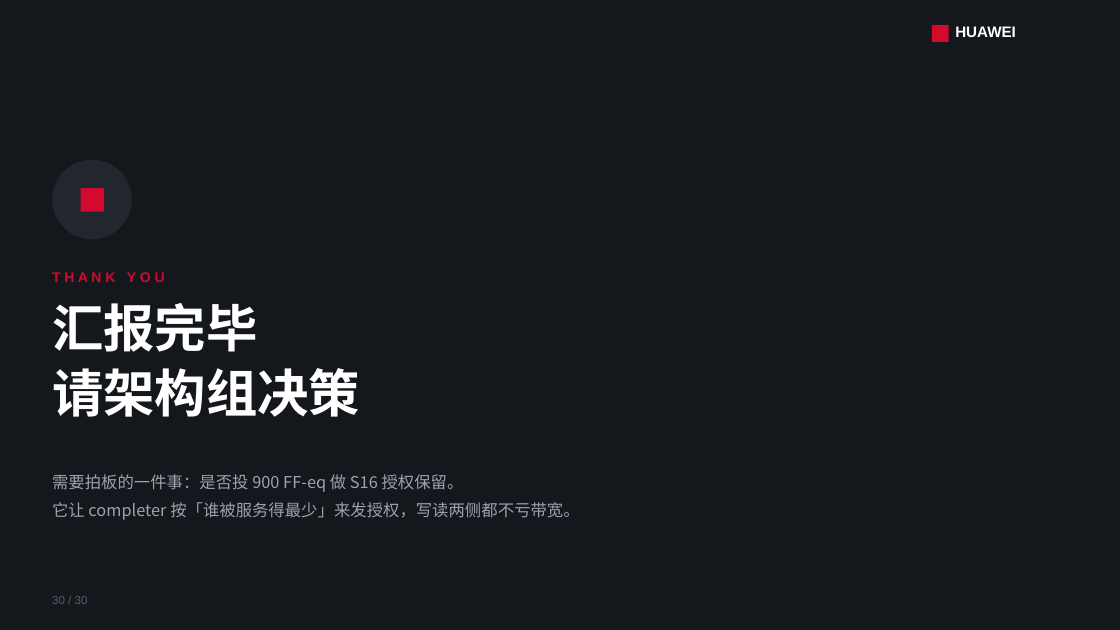
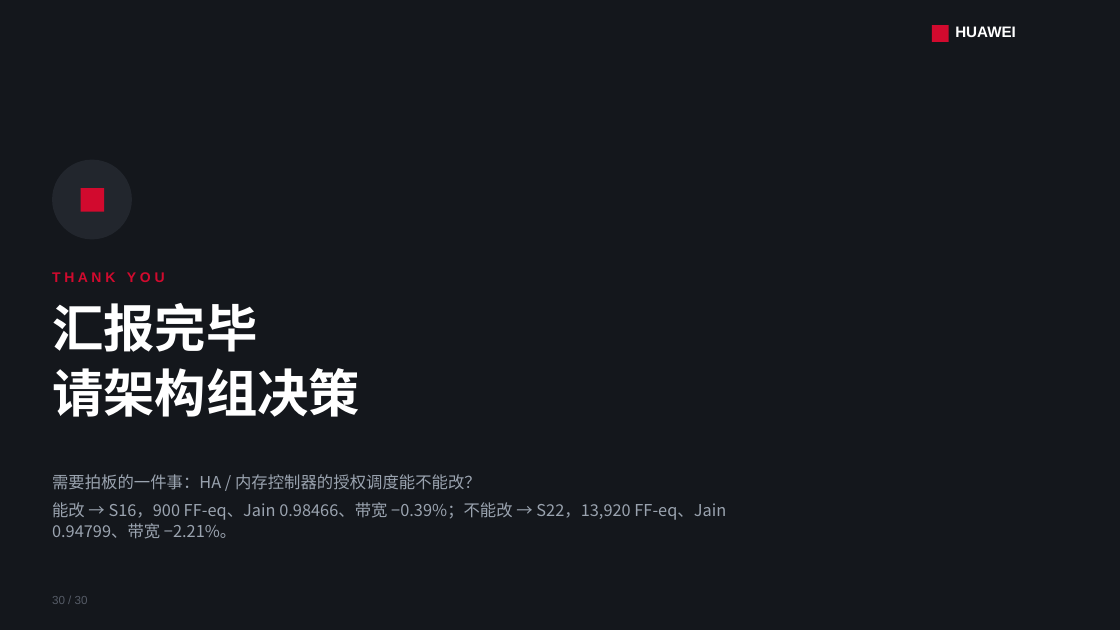
Before and after one commit to lukebest/booksim2, a slide deck: slide 30 of ppt/ring2-write-fairness.pptx. Drawn at 1120x630 pixels with LibreOffice and Linux fonts; fonts in the diff are those of the drawing. Boxes give left, top, right and bottom in pixels: in the first picture for what was removed or moved away, otherwise in the second. Text is boxed around its words. In the diff, an @@ line names an element or a change of style, - is before the commit and + after.

```diff
--- a/ppt/ring2-write-fairness.pptx
+++ b/ppt/ring2-write-fairness.pptx
@@ text at (52, 474, 726, 539): text changed @@
-需要拍板的一件事：是否投 900 FF‑eq 做 S16 授权保留。
-它让 completer 按「谁被服务得最少」来发授权，写读两侧都不亏带宽。
+需要拍板的一件事：HA / 内存控制器的授权调度能不能改？
+能改 → S16，900 FF‑eq、Jain 0.98466、带宽 −0.39%；不能改 → S22，13,920 FF‑eq、Jain 0.94799、带宽 −2.21%。
```
Also in this commit, not shown: 6 other slides changed, 6 other files.
